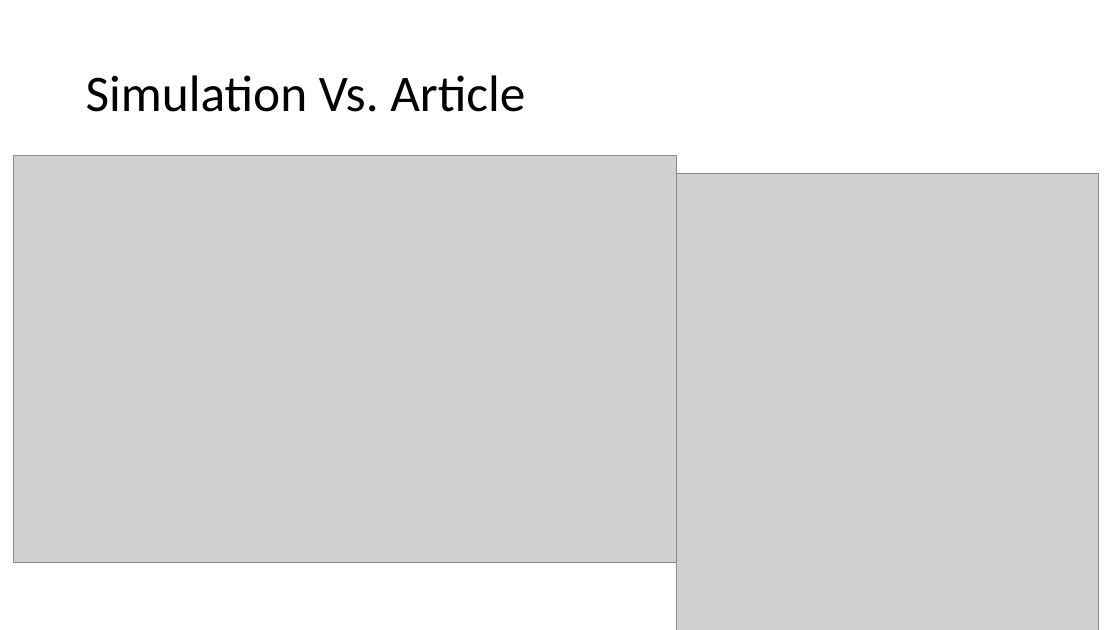
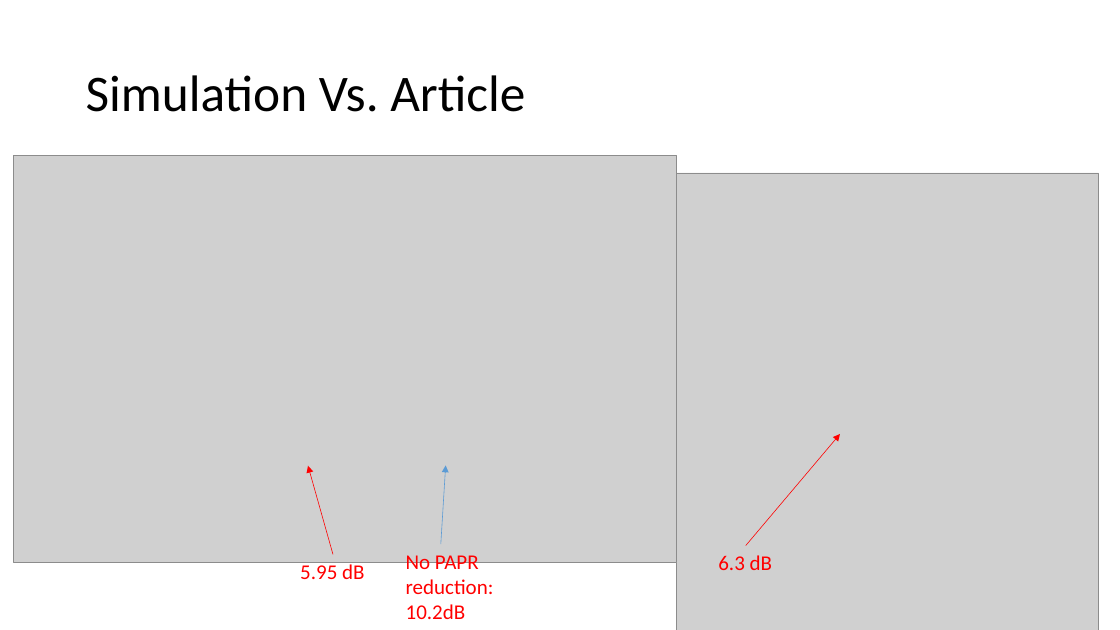
Before and after one commit to liorkissos/VLF-Simulations, a slide deck: slide 32 of PAPR Reduction- PTS.pptx (slide 33 before the commit). Drawn at 1120x630 pixels with LibreOffice and Linux fonts; fonts in the diff are those of the drawing; grey boxes stand for pictures. Boxes give left, top, right and bottom in pixels: in the first picture for what was removed or moved away, otherwise in the second. Text is boxed around its words. In the diff, an @@ line names an element or a change of style, - is before the commit and + after.

```diff
--- a/PAPR Reduction- PTS.pptx
+++ b/PAPR Reduction- PTS.pptx
@@ arrow added from (746, 545) to (840, 434), #FF0000 0.5 pt @@
@@ arrow added from (333, 555) to (308, 465), #FF0000 0.5 pt @@
@@ arrow added from (441, 544) to (446, 465), #5B9BD5 0.5 pt @@
@@ text added at box(300, 562, 364, 579), 18 pt, text #FF0000 @@
+5.95 dB
@@ text added at box(406, 551, 494, 619), 18 pt, text #FF0000 @@
+No PAPR reduction: 10.2dB
@@ text added at box(718, 555, 772, 570), 18 pt, text #FF0000 @@
+6.3 dB
```
Also in this commit, not shown: 13 other slides changed, 3 slides added, 5 slides removed, 3 other files.
